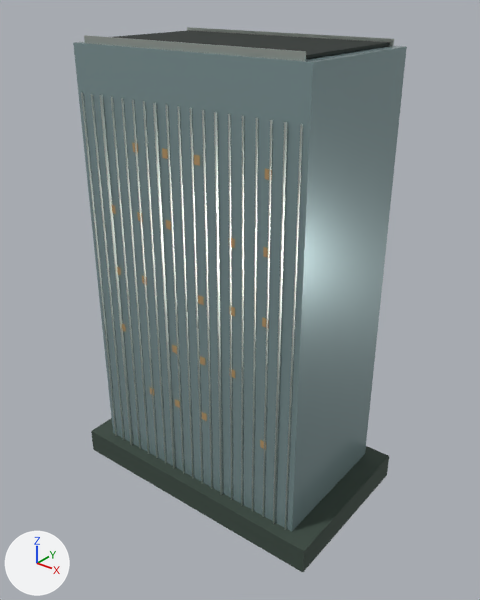
Renders of the Blender file landmarks/assets/bupt-tower.blend from each side of a commit.
Camera for both pictures: a camera (50 mm lens) standing at (84.5, -104.2, 110.6) and looking at (1.9, -0.8, 46.5). The lights are fixed; the arrows at lower left show +X, +Y and +Z. The picture after the commit comes second.

Before the edit, the objects in view are built like this:
```python
ob_envelope = bpy.data.objects.new('envelope', me_envelope)
ob_envelope.location = (0.0, 0.0, 0.0)
ob_fins = bpy.data.objects.new('fins', me_fins)
ob_fins.location = (0.0, 0.0, 0.0)
ob_night_windows = bpy.data.objects.new('night_windows', me_night_windows)
ob_night_windows.location = (0.0, 0.0, 0.0)
ob_parapet = bpy.data.objects.new('parapet', me_parapet)
ob_parapet.location = (0.0, 0.0, 0.0)
ob_podium = bpy.data.objects.new('podium', me_podium)
ob_podium.location = (0.0, 0.0, 0.0)
# also in view: 'roof_deck' at (0.0, 0.0, 99.7)
```
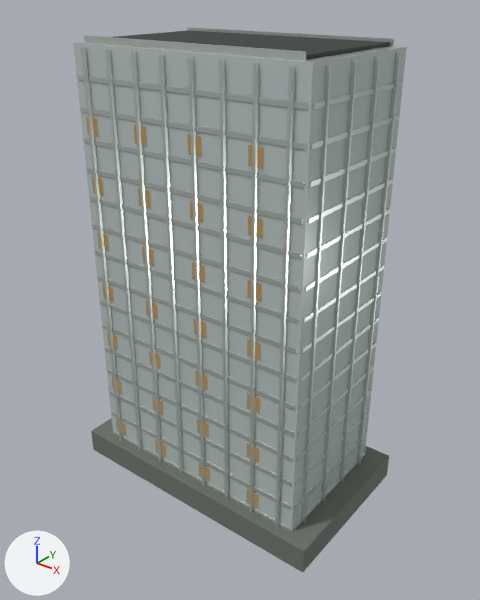
What the commit changed:
Material 'glass' (mat_glass) changes colour from grey #8ea6a8 to light grey #c5d2d0; in linear values from (0.27, 0.381, 0.392) to (0.558, 0.644, 0.631).
In material 'glass' (mat_glass), roughness goes from 0.24 to 0.16.
Material 'stone' (mat_stone) changes colour from greyish green #3c4b42 to grey #6d746c; in linear values from (0.0452, 0.0704, 0.0545) to (0.153, 0.175, 0.15).
me_fins is used by ob_fins; location (0.0, 0.0, 0.0).
me_fins had 912 vertices, 228 faces and spanned x -26.3..26.3, y -16.9..17.0, z 1.0..90.0.
me_fins now has 576 vertices, 144 faces and spans x -28.3..28.3, y -17.1..17.1, z 0.5..98.5.
me_fins part 1: the loose piece of 4 vertices spanning x -19.9, y -16.9..-16.3, z 1.0..90.0 is rebuilt with 4 vertices and now spans x -17.3..-16.6, y -16.3, z 0.5..98.5.
me_fins part 2: the loose piece of 4 vertices spanning x -20.1..-19.9, y -16.9, z 1.0..90.0 is rebuilt with 4 vertices and now spans x -17.2..-16.6, y -17.0, z 0.5..98.5.
me_fins part 3: the loose piece of 4 vertices spanning x -17.2..-17.0, y -16.3, z 1.0..90.0 is rebuilt with 4 vertices and now spans x -16.6, y -17.0..-16.3, z 0.5..98.5.
me_fins part 4: the loose piece of 4 vertices spanning x -11.2, y -16.5..-16.2, z 1.0..90.0 is rebuilt with 4 vertices and now spans x -10.4, y -16.9..-16.2, z 0.5..98.5.
me_fins part 5: the loose piece of 4 vertices spanning x -11.5..-11.2, y -16.5, z 1.0..90.0 is rebuilt with 4 vertices and now spans x -10.4..-9.8, y -16.9, z 0.5..98.5.
me_fins part 6: 201 loose pieces with 804 vertices, spanning x -26.3..26.3, y -16.9..17.0, z 1.0..90.0, are deleted.
me_fins part 7: 48 vertices removed from x -23.4..-14.1, y -16.6..16.2, z 1.0..90.0; 516 vertices added at x -28.3..28.3, y -17.1..17.1, z 0.5..98.5.
Other edits to the shape of me_fins do not show in these pictures.
me_night_windows is used by ob_night_windows; location (0.0, 0.0, 0.0).
me_night_windows had 180 vertices, 45 faces and spanned x -20.7..20.7, y -16.5..16.5, z 24.1..81.9.
me_night_windows now has 224 vertices, 56 faces and spans x -25.8..19.0, y -16.5..16.4, z 7.5..85.3.
me_night_windows part 8: 88 vertices removed from x -20.3..20.7, y -16.5..-15.9, z 24.1..81.9; 112 vertices added at x -25.4..19.0, y -16.5..-15.9, z 7.5..85.3.
Other edits to the shape of me_night_windows do not show in these pictures.
Mesh me_floor_bands is new.
It has 1440 vertices, 360 faces and spans x -27.9..27.9, y -16.6..16.6, z 5.7..93.3.
It uses material mat_metal (light grey #d5ddd6).
Object 'floor_bands' (ob_floor_bands) is new; it shows me_floor_bands.
Its location is (0.0, 0.0, 0.0).

Pixel boxes [x1, y1, x2, y2] of what changed, in the pictures (480 x 600 px):
'envelope', recoloured, surface changed (grey to light grey): [73, 42, 407, 532] in both
'fins', reshaped: before [81, 92, 303, 530]; after [81, 47, 401, 527]
'floor_bands', added: after [77, 75, 403, 531]
'podium', recoloured (lighter): [91, 418, 389, 572] in both
'night_windows', reshaped (11% wider, 27% taller): before [112, 143, 272, 450]; after [86, 117, 264, 508]
part 1 of me_fins, rebuilt (not visible afterwards): before [100, 95, 133, 445]
part 2 of me_fins, rebuilt (12% wider, 16% taller): before [100, 98, 131, 444]; after [105, 50, 140, 450]
part 3 of me_fins, rebuilt (not visible before): after [108, 50, 142, 450]
part 4 of me_fins, rebuilt (not visible afterwards): before [133, 100, 158, 458]
part 5 of me_fins, rebuilt (15% wider, 14% taller): before [132, 100, 157, 458]; after [131, 52, 160, 461]
part 6 of me_fins, deleted: before [81, 92, 303, 530]
part 7 of me_fins, built on (mostly hidden before): before [111, 97, 149, 454]; after [81, 47, 401, 527]
